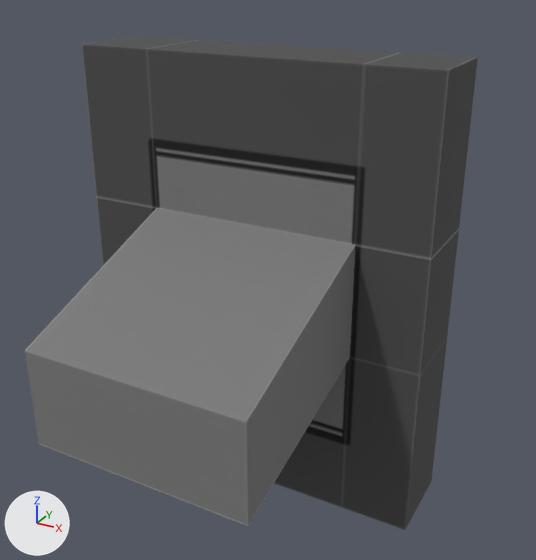
The OBJ model Duality/Assets/Resources/lightswitch/lightswitch2.obj: old version first, new version second.
Camera for both pictures: a camera (50 mm lens) standing at (0.427, -0.821, 0.392) and looking at (-0.019, -0.01, -0.013). Arrows for +X, +Y and +Z are at lower left; the lights stay in place. Where no turn or scale is listed for an object, it has been applied to the vertices.

The older version as bpy lines, for what is in view:
```python
me_lightswitch2 = bpy.data.meshes.new('lightswitch2')
me_lightswitch2.from_pydata(...)  # 36 vertices, 34 faces; spans x -0.269..0.215, y -0.311..0.056, z -0.309..0.285
me_lightswitch2.materials.append(mat_lambert4sg)  # picture img_switchtex_png
ob_lightswitch2 = bpy.data.objects.new('lightswitch2', me_lightswitch2)
ob_lightswitch2.location = (0.0, 0.0, 0.0)
```
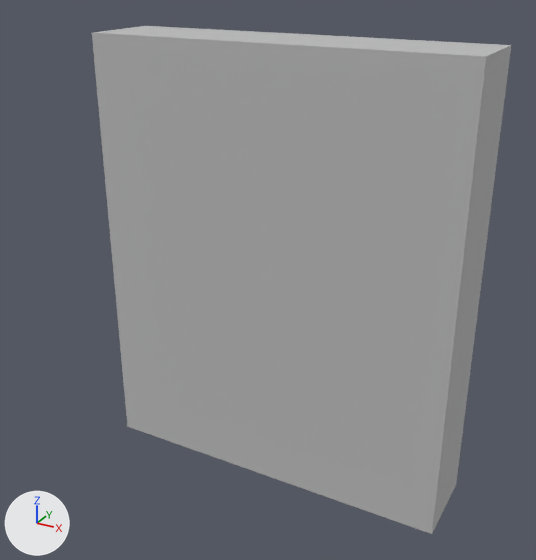
Location of each change, [x1, y1, x2, y2] in pixels of the pictures (536 x 560 px):
'lightswitch2', recoloured, reshaped (black to grey, 7% narrower): before [25, 36, 478, 530]; after [92, 26, 511, 534]

The edits, one by one:
Material 'initialShadingGroup' (mat_initialshadinggroup) is new.
Its base color is (0.5, 0.5, 0.5) (grey #bcbcbc).
Its roughness is 1.0.
me_lightswitch2 is used by ob_lightswitch2; location (0.0, 0.0, 0.0).
me_lightswitch2 had 36 vertices, 34 faces and spanned x -0.269..0.215, y -0.311..0.056, z -0.309..0.285.
me_lightswitch2 no longer uses material mat_lambert4sg (picture img_switchtex_png).
me_lightswitch2 now has 36 vertices, 34 faces and spans x -0.25..0.25, y -0.056..0.311, z -0.3..0.3.
me_lightswitch2 part 1: 36 of 36 vertices moved; they spanned x -0.269..0.215, y -0.311..0.056, z -0.309..0.285 and now span x -0.25..0.25, y -0.056..0.311, z -0.3..0.3; mean shift (0.023, 0.069, 0.004); largest move (-0.164, -0.311, -0.141) -> (0.15, 0.311, -0.131).
me_lightswitch2 now uses material mat_initialshadinggroup (grey #bcbcbc).
